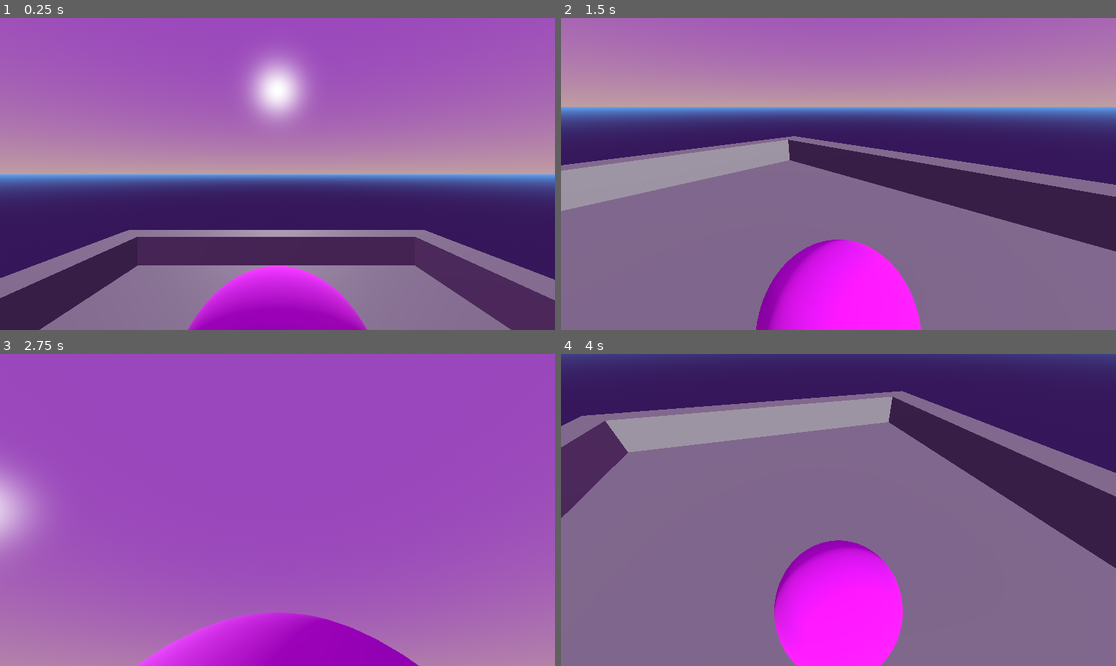
Above: before the commit, frames 1-4 (two rows, left to right).
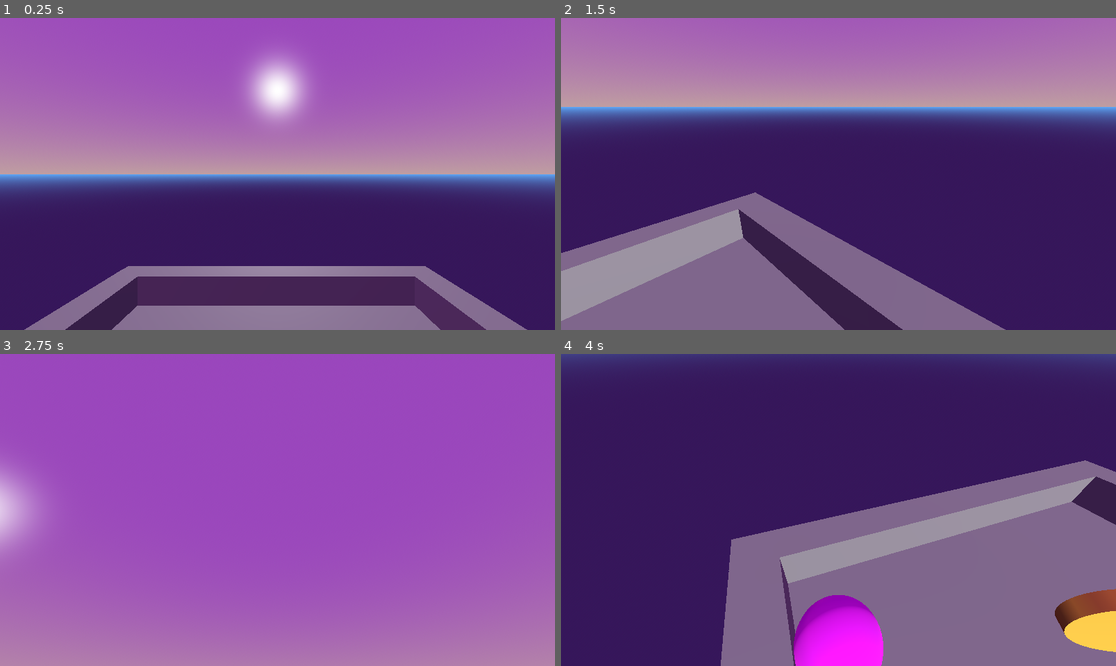
Above: after the commit, the same moments.

Repository: GeraHeeHee/h
Game: Godot game, scene res://main.tscn
Two runs of this game, one before a commit and one after it. Both use one fixed random seed, a clock stepped at 60 frames per second and the inputs below.
Inputs (mouse positions are in pixels of both pictures, inside the frame that each line leads up to):
- Up to frame 1 (0.25 s): no input
- Up to frame 2 (1.5 s): move the mouse to (960, 158) at 0.52 s; hold D (right) 0.53-1.28 s; move the mouse to (727, 189) at 1.27 s; hold S (down) from 1.28 s (still down)
- Up to frame 3 (2.75 s): move the mouse to (333, 441) at 2.02 s; release S (down) at 2.03 s; hold D (right) from 2.03 s (still down)
- Up to frame 4 (4 s): move the mouse to (810, 572) at 2.77 s; release D (right) at 2.78 s; hold W (up) 2.78-3.53 s; move the mouse to (1005, 556) at 3.52 s; hold A (left) from 3.53 s (still down)

The runs differ from the first frame. In frame 1, 14% of the frame differs, in the area x 0-100%, y 67-100%; in frame 2, 38%; in frame 3, 5.8%; in frame 4, 51%, in the area x 0-100%, y 11-100%.

Commit message:
cambio 4

Diff:
--- /dev/null
+++ b/coin.gd
@@ -0,0 +1,17 @@
+class_name Player
+extends Area3D
+@export var speed = 0.05
+
+func _ready() -> void:
+	pass
+
+func _process(delta: float) -> void:
+	rotate_y(speed)
+
+func _on_body_entered(body: Node3D) -> void:
+	if body.is_in_group("Players"):
+		print("colisión")
+
+	if body is Player:
+		print("Colisión por clase")
+	print("Colisión por layer")
--- /dev/null
+++ b/coin.tscn
@@ -0,0 +1,23 @@
+[gd_scene load_steps=5 format=3 uid="uid://c1ncchykgkbve"]
+
+[ext_resource type="Script" uid="uid://c1gh1311tu8f" path="res://coin.gd" id="1_d5gmh"]
+
+[sub_resource type="StandardMaterial3D" id="StandardMaterial3D_6qpsl"]
+albedo_color = Color(1, 0.84705883, 0.25882354, 1)
+
+[sub_resource type="CylinderMesh" id="CylinderMesh_d5gmh"]
+material = SubResource("StandardMaterial3D_6qpsl")
+
+[sub_resource type="CylinderShape3D" id="CylinderShape3D_0t63x"]
+height = 2.3129883
+
+[node name="coin" type="Area3D"]
+script = ExtResource("1_d5gmh")
+
+[node name="MeshInstance3D" type="MeshInstance3D" parent="."]
+transform = Transform3D(1, 0, 0, 0, -4.6099933e-09, -1, 0, 0.105464354, -4.371139e-08, 0, 0, 0)
+mesh = SubResource("CylinderMesh_d5gmh")
+
+[node name="CollisionShape3D" type="CollisionShape3D" parent="."]
+transform = Transform3D(1, 0, 0, 0, -3.9341908e-09, -1, 0, 0.09000379, -4.371139e-08, 0, 0, 0)
+shape = SubResource("CylinderShape3D_0t63x")
--- a/main.tscn
+++ b/main.tscn
@@ -1,6 +1,7 @@
-[gd_scene load_steps=5 format=3 uid="uid://h2s6a4r83471"]
+[gd_scene load_steps=6 format=3 uid="uid://h2s6a4r83471"]
 
 [ext_resource type="PackedScene" uid="uid://w86dc1dmkbk8" path="res://player.tscn" id="1_0xm2m"]
+[ext_resource type="PackedScene" uid="uid://c1ncchykgkbve" path="res://coin.tscn" id="2_0xm2m"]
 
 [sub_resource type="ProceduralSkyMaterial" id="ProceduralSkyMaterial_7dm0k"]
 sky_top_color = Color(0.6029041, 0.27535993, 0.73936766, 1)
@@ -52,3 +53,12 @@
 
 [node name="RigidBody3D" parent="." instance=ExtResource("1_0xm2m")]
 transform = Transform3D(1, 0, 0, 0, 1, 0, 0, 0, 1, 0, 1.3672187, -5.509409)
+collision_layer = 2
+collision_mask = 5
+
+[node name="coin" parent="." instance=ExtResource("2_0xm2m")]
+transform = Transform3D(1, 0, 0, 0, 1, 0, 0, 0, 1, 0, 0.5632665, -2.1494136)
+collision_layer = 4
+collision_mask = 2
+
+[connection signal="body_entered" from="coin" to="coin" method="_on_body_entered"]
--- a/player.gd
+++ b/player.gd
@@ -1,8 +1,8 @@
 extends RigidBody3D
 @onready var spring_arm_3d: SpringArm3D = $SpringArm3D
-var speed = 0.01
+var speed = 0.2
 var mouse = 0.01
-@export var camera_y_offset: float = 1
+@export var camera_y_offset: float = 2
 
 func _input(event: InputEvent):
 	if event is InputEventMouseMotion:
@@ -29,3 +29,7 @@
 	inputDirection = inputDirection.rotated(Vector3.UP, spring_arm_3d.rotation.y).normalized() * speed
 
 	apply_central_impulse(Vector3(inputDirection.x, 0, inputDirection.z))
+
+
+func _on_coin_body_entered(body: Node3D) -> void:
+	pass # Replace with function body.
--- a/player.tscn
+++ b/player.tscn
@@ -10,7 +10,7 @@
 
 [sub_resource type="SphereShape3D" id="SphereShape3D_lquwl"]
 
-[node name="RigidBody3D" type="RigidBody3D"]
+[node name="RigidBody3D" type="RigidBody3D" groups=["Players"]]
 script = ExtResource("1_4flbx")
 
 [node name="MeshInstance3D" type="MeshInstance3D" parent="."]
@@ -22,3 +22,4 @@
 [node name="SpringArm3D" type="SpringArm3D" parent="."]
 
 [node name="Camera3D" type="Camera3D" parent="SpringArm3D"]
+transform = Transform3D(1, 0, 0, 0, 1, 0, 0, 0, 1, 0, 0, 1.9748105)
--- a/project.godot
+++ b/project.godot
@@ -14,6 +14,10 @@
 run/main_scene="uid://h2s6a4r83471"
 config/features=PackedStringArray("4.5", "Mobile")
 config/icon="res://icon.svg"
+
+[global_group]
+
+Players=""
 
 [input]
 
@@ -38,6 +42,12 @@
 ]
 }
 
+[layer_names]
+
+3d_render/layer_1="main"
+3d_render/layer_2="player"
+3d_render/layer_3="coin"
+
 [rendering]
 
 renderer/rendering_method="mobile"
Not shown, added: coin.gd.uid
